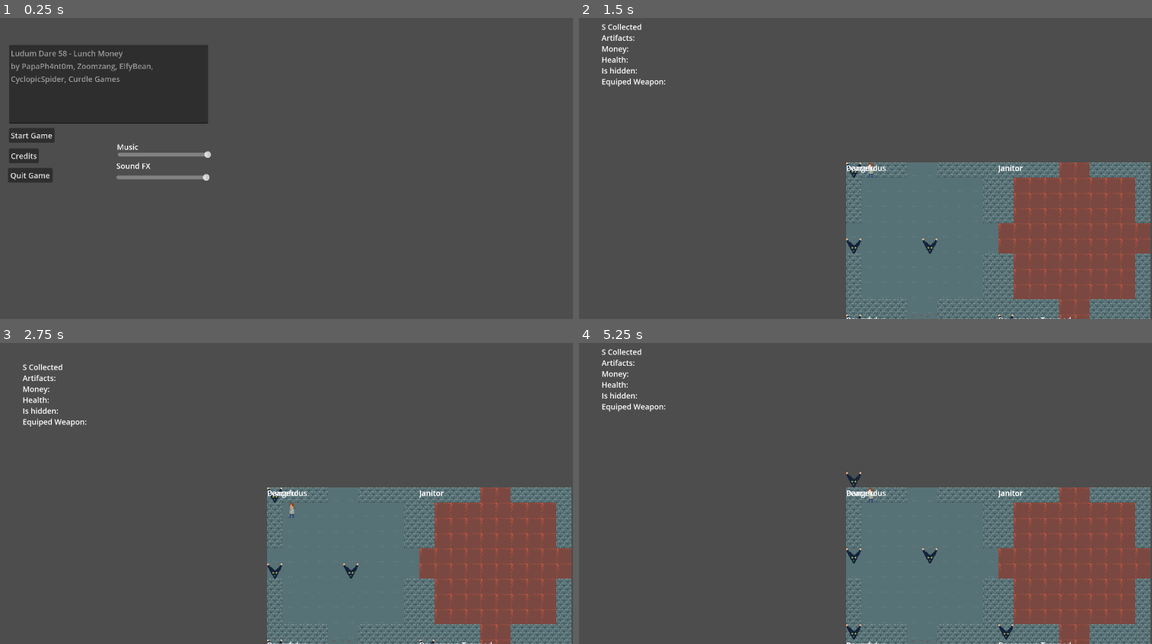
Above: before the commit, frames 1-4 (two rows, left to right).
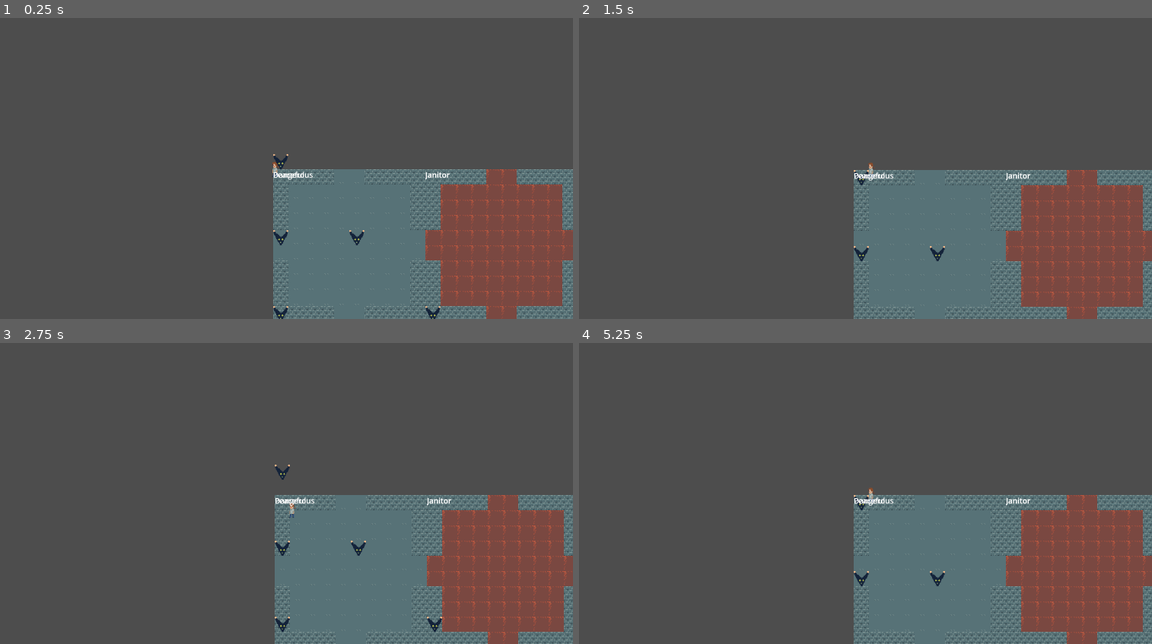
Above: after the commit, the same moments.

Repository: milomccarty99/ld-58
Game: Godot game, scene res://scenes/world.tscn
Same seed, same stepped clock (60 frames per second), same inputs: the game is played once before the commit and once after it. Before the commit the project starts from res://scenes/title_screen.tscn.
Inputs (mouse positions are in pixels of both pictures, inside the frame that each line leads up to):
- Up to frame 1 (0.25 s): no input
- Up to frame 2 (1.5 s): click (613, 135) at 0.5 s, where only the run before the commit has a clickable "Start Game"; move the mouse to (980, 150) at 1.27 s; press the mouse at (980, 150) at 1.28 s; hold D (right) from 1.28 s (still down)
- Up to frame 3 (2.75 s): move the mouse to (148, 508) at 2.02 s; release D (right) at 2.03 s; release the mouse at (148, 508) at 2.03 s; hold S (down) from 2.03 s (still down); tap Q (swap_weapon_L) at 2.1 s
- Up to frame 4 (5.25 s): move the mouse to (911, 424) at 2.77 s; release S (down) at 2.78 s; hold D (right) 2.78-3.53 s; hold E (swap_weapon_R) 2.78-3.53 s; move the mouse to (819, 553) at 3.52 s; hold W (up) 3.53-4.28 s; click (819, 553) at 3.6 s; move the mouse to (1031, 538) at 4.27 s; hold Q (swap_weapon_L) 4.28-5.03 s; hold A (left) from 4.28 s (still down); tap Enter at 5 s; move the mouse to (664, 445) at 5.02 s; tap E (swap_weapon_R) at 5.1 s

The runs differ from the first frame. In frame 1, 36% of the frame differs, in the area x 1-100%, y 9-100%; in frame 2, 6.5%; in frame 3, 6.7%; in frame 4, 6.7%.

Commit message:
added alternate dimension

Diff:
--- /dev/null
+++ b/hallway.gd
@@ -0,0 +1,35 @@
+extends Node2D
+
+@export var s_loc : Vector2 = Vector2(0,0)
+@export var t_loc : Vector2 = Vector2(50, 0)
+
+var roomA = 5
+var roomB = 3
+var roomC = 2
+var roomD = 3
+@onready
+var tile_map_layer = $"../../TileMapLayer"
+var series = []
+
+
+
+func _ready() -> void:
+	series.resize(7)
+	for i in range(0,series.size()):
+		series[i] = randi() % 10
+	tile_map_layer.clear()
+	var countdown = 0
+	var iter = 0
+	for i in range(s_loc.x, t_loc.x):
+		tile_map_layer.set_cell(Vector2(i,0),1,Vector2())
+		if countdown == 0 and iter < series.size():
+
+			for x in range(0, series[iter]):
+				for y in range(0, series[iter]):
+					tile_map_layer.set_cell(Vector2(i + x, y + 1), 1, Vector2(iter + 1,0))
+			countdown = series[iter] + 2
+			iter += 1
+		else:
+			countdown -= 1
+		#var h_wy = preload("res://images/player_x.png")
+		#h_wy.call("can_translate_messages")
--- a/project.godot
+++ b/project.godot
@@ -11,7 +11,7 @@
 [application]
 
 config/name="LD-58"
-run/main_scene="uid://bqaadxtbska7"
+run/main_scene="uid://xix7drsg6d8j"
 config/features=PackedStringArray("4.5", "Forward Plus")
 config/icon="res://images/icon.svg"
 
--- a/scenes/title_screen.tscn
+++ b/scenes/title_screen.tscn
@@ -1,14 +1,31 @@
-[gd_scene load_steps=4 format=3 uid="uid://bqaadxtbska7"]
+[gd_scene load_steps=5 format=3 uid="uid://bqaadxtbska7"]
 
 [ext_resource type="AudioStream" uid="uid://dw3asfkgw5weq" path="res://music/UndergroundAccess.wav" id="1_fgkus"]
 [ext_resource type="Script" uid="uid://cjbnj5wveoapv" path="res://scripts/title_screen.gd" id="1_s4lrb"]
+[ext_resource type="Texture2D" uid="uid://ba6mv2bvvv0rs" path="res://images/Title_Screen.png" id="2_mgrm8"]
 [ext_resource type="PackedScene" uid="uid://xstus23arsnl" path="res://scenes/volume_slider.tscn" id="2_sa3yf"]
 
 [node name="TitleScreen" type="Node2D"]
 texture_filter = 1
 script = ExtResource("1_s4lrb")
 
+[node name="LudumDareLink" type="LinkButton" parent="."]
+offset_left = 99.0
+offset_top = 370.0
+offset_right = 191.0
+offset_bottom = 410.0
+text = "LudumDare"
+
+[node name="ItchLink" type="LinkButton" parent="."]
+offset_left = 222.0
+offset_top = 370.0
+offset_right = 262.0
+offset_bottom = 410.0
+text = "Itch"
+
 [node name="Sprite2D" type="Sprite2D" parent="."]
+position = Vector2(640, 320)
+texture = ExtResource("2_mgrm8")
 
 [node name="TextEdit" type="TextEdit" parent="."]
 texture_filter = 1
--- a/scenes/world.tscn
+++ b/scenes/world.tscn
@@ -525,6 +525,7 @@
 drag_vertical_offset = -0.1
 
 [node name="RichTextLabel" type="RichTextLabel" parent="Player"]
+visible = false
 offset_left = -562.0
 offset_top = -313.0
 offset_right = -100.0
@@ -555,4 +556,5 @@
 [node name="AudioStreamPlayer2D" type="AudioStreamPlayer2D" parent="."]
 stream = ExtResource("11_q5onr")
 autoplay = true
+max_distance = 4096.0
 script = ExtResource("12_jhx03")
--- a/scripts/player.gd
+++ b/scripts/player.gd
@@ -7,25 +7,33 @@
 var weaponRange = "1"
 
 func _enter_tree() -> void:
-	position.x = 16 #+ 320aaa
-	position.y = 16 #+ 320
+	position.x = 0 #+ 320aaa
+	position.y = 0 #+ 320
 
 func _process(_delta: float) -> void:
 	#get_node("CollisionShape2D")
 	#print($CollisionShape2D)
+	var has_moved : bool = false;
 	if Input.is_action_just_pressed("up"):
 		position.y -= 32
 		turnTake = 1
+		has_moved = true
 	if Input.is_action_just_pressed("down"):
 		position.y += 32
 		turnTake = 1
+		has_moved = true
 	if Input.is_action_just_pressed("left"):
 		position.x -= 32
 		turnTake = 1
+		has_moved = true
 	if Input.is_action_just_pressed("right"):
 		position.x += 32
 		turnTake = 1
+		has_moved = true
 	#print (" x,y {}{}", position.x, position.y)
+	if has_moved :
+		pass # $CheeseWalk.play()
+
 	pass
 
 func swapWeapon():
--- a/scripts/title_screen.gd
+++ b/scripts/title_screen.gd
@@ -26,7 +26,11 @@
 			AudioServer.set_bus_volume_db(AudioServer.get_bus_index("Master"),1)
 
 func _on_sb_pressed()->void:
-	get_tree().change_scene_to_file("res://scenes/world.tscn")
+	#get_tree().change_scene_to_file("res://scenes/world.tscn")
+	$"../Timer".set_process(false)
+	$"../Timer".start()
+
+
 
 func _on_cb_pressed()->void:
 	get_tree().change_scene_to_file("res://scenes/credits.tscn")
--- /dev/null
+++ b/soundfx/alternate_dimension.tscn
@@ -0,0 +1,100 @@
+[gd_scene load_steps=11 format=3 uid="uid://djt1xbjceajeo"]
+
+[ext_resource type="Script" uid="uid://bjmali4dbm5tt" path="res://hallway.gd" id="1_tlvjd"]
+[ext_resource type="Script" uid="uid://cpguuti7aq1vi" path="res://scripts/player.gd" id="3_rhvbn"]
+[ext_resource type="Texture2D" uid="uid://cub3860npe3eq" path="res://images/ProtagIdle.png" id="4_coo7i"]
+[ext_resource type="Script" path="res://scenes/collision_shape_2d.gd" id="5_0be12"]
+[ext_resource type="Texture2D" uid="uid://d3rortgtgeujk" path="res://images/assortment.png" id="6_0be12"]
+[ext_resource type="AudioStream" uid="uid://b0rj0oebuuulo" path="res://soundfx/cronch_2.wav" id="6_coo7i"]
+
+[sub_resource type="RectangleShape2D" id="RectangleShape2D_1bl07"]
+
+[sub_resource type="RectangleShape2D" id="RectangleShape2D_g6opx"]
+size = Vector2(20, 24)
+
+[sub_resource type="TileSetAtlasSource" id="TileSetAtlasSource_1bl07"]
+texture = ExtResource("6_0be12")
+texture_region_size = Vector2i(32, 32)
+0:0/0 = 0
+1:0/0 = 0
+2:0/0 = 0
+3:0/0 = 0
+4:0/0 = 0
+5:0/0 = 0
+6:0/0 = 0
+7:0/0 = 0
+8:0/0 = 0
+9:0/0 = 0
+
+[sub_resource type="TileSet" id="TileSet_g6opx"]
+resource_local_to_scene = true
+tile_size = Vector2i(32, 32)
+sources/1 = SubResource("TileSetAtlasSource_1bl07")
+
+[node name="AlternateDimension" type="Node2D"]
+
+[node name="ProceduralGeneration" type="Node2D" parent="."]
+
+[node name="Hallway" type="Node2D" parent="ProceduralGeneration"]
+script = ExtResource("1_tlvjd")
+
+[node name="RoomA" type="Node2D" parent="ProceduralGeneration"]
+
+[node name="Node2D" type="Node2D" parent="."]
+
+[node name="Timer" type="Timer" parent="."]
+wait_time = 9.346
+one_shot = true
+
+[node name="Player" type="Node2D" parent="."]
+script = ExtResource("3_rhvbn")
+
+[node name="Health" type="Node2D" parent="Player"]
+
+[node name="Artifacts" type="Node2D" parent="Player"]
+
+[node name="Weapons" type="Node2D" parent="Player"]
+
+[node name="PlayerCamera" type="Camera2D" parent="Player"]
+position_smoothing_enabled = true
+drag_horizontal_enabled = true
+drag_vertical_enabled = true
+drag_horizontal_offset = -0.1
+drag_vertical_offset = -0.1
+
+[node name="RichTextLabel" type="RichTextLabel" parent="Player"]
+visible = false
+offset_left = -562.0
+offset_top = -313.0
+offset_right = -100.0
+offset_bottom = -57.0
+text = "S Collected
+Artifacts:
+Money:
+Health:
+Is hidden:
+Equiped Weapon:"
+
+[node name="Sprite2D" type="Sprite2D" parent="Player"]
+texture_filter = 1
+texture = ExtResource("4_coo7i")
+
+[node name="CharacterBody2D" type="CharacterBody2D" parent="Player"]
+
+[node name="CollisionShape2D" type="CollisionShape2D" parent="Player/CharacterBody2D"]
+shape = SubResource("RectangleShape2D_1bl07")
+
+[node name="Area2D" type="Area2D" parent="Player/CharacterBody2D"]
+
+[node name="Hitbox" type="CollisionShape2D" parent="Player/CharacterBody2D/Area2D"]
+position = Vector2(0, -2)
+shape = SubResource("RectangleShape2D_g6opx")
+script = ExtResource("5_0be12")
+
+[node name="CheeseWalk" type="AudioStreamPlayer2D" parent="Player"]
+stream = ExtResource("6_coo7i")
+pitch_scale = 1.89
+
+[node name="TileMapLayer" type="TileMapLayer" parent="."]
+z_index = -1
+tile_set = SubResource("TileSet_g6opx")
Not shown, added: hallway.gd.uid
Binary file added: images/IMG_1838.png
Not shown, added: images/IMG_1838.png.import
Binary file added: images/Title_Screen.png
Not shown, added: images/Title_Screen.png.import
